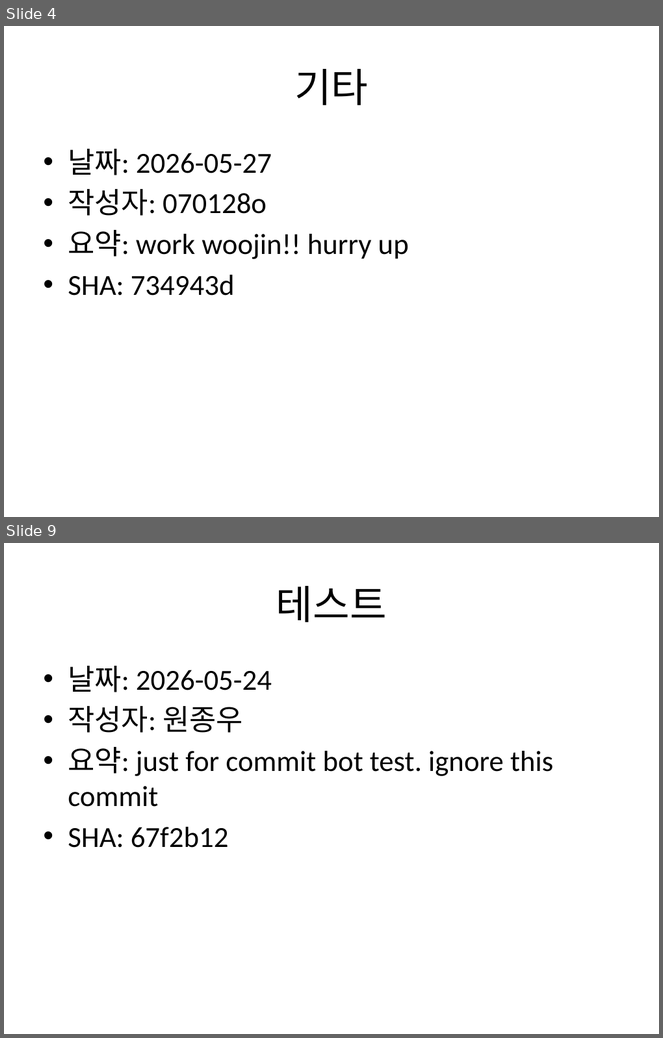
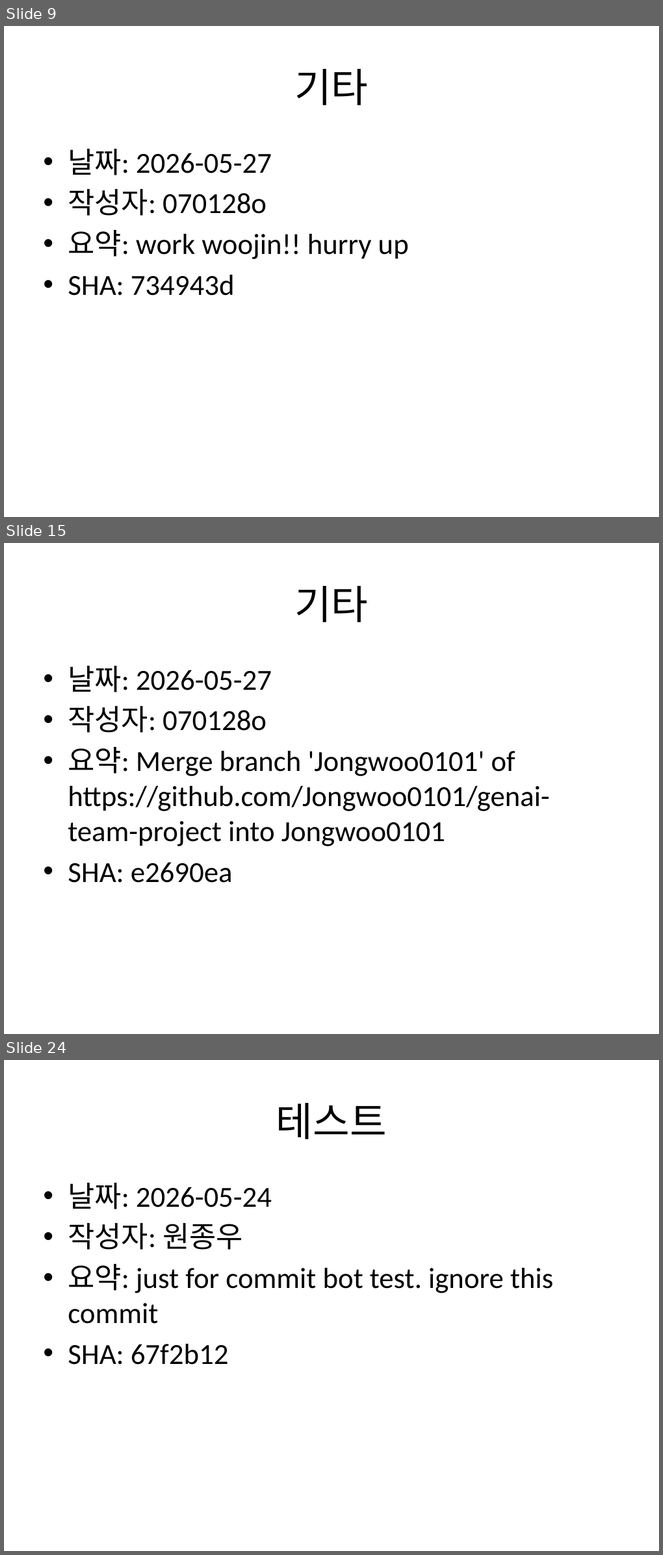
Before and after one commit to Jongwoo0101/worksight-commit-bot, a slide deck: data/commit_report.pptx. Shown one above the other, each under a label of ours: slides 4 and 9 before the commit, slides 9, 15 and 24 after it; the slides between them are not shown. The pictures are 663x1038 and 663x1555 pixels, drawn with LibreOffice and Linux fonts; fonts in the diff are those of the drawing. Boxes give left, top, right and bottom in pixels: in the first picture for what was removed or moved away, otherwise in the second. Text is boxed around its words. In the diff, an @@ line names an element or a change of style, - is before the commit and + after.

```diff
--- a/data/commit_report.pptx
+++ b/data/commit_report.pptx
@@ slide 15 added at (4,543,659,1034), background #FFFFFF @@
@@ title added at (295,586,368,622), 44 pt, text #000000 @@
+기타
@@ text added at (68,666,550,883), 32 pt, text #000000 @@
+• 날짜: 2026-05-27
+• 작성자: 070128o
+• 요약: Merge branch 'Jongwoo0101' of https://github.com/Jongwoo0101/genai-team-project into Jongwoo0101
+• SHA: e2690ea
@@ what was slide 4 is now slide 9 @@
@@ what was slide 9 is now slide 24 @@
```
Also in this commit, not shown: 2 slides changed, 16 other slides added, 2 other files.
